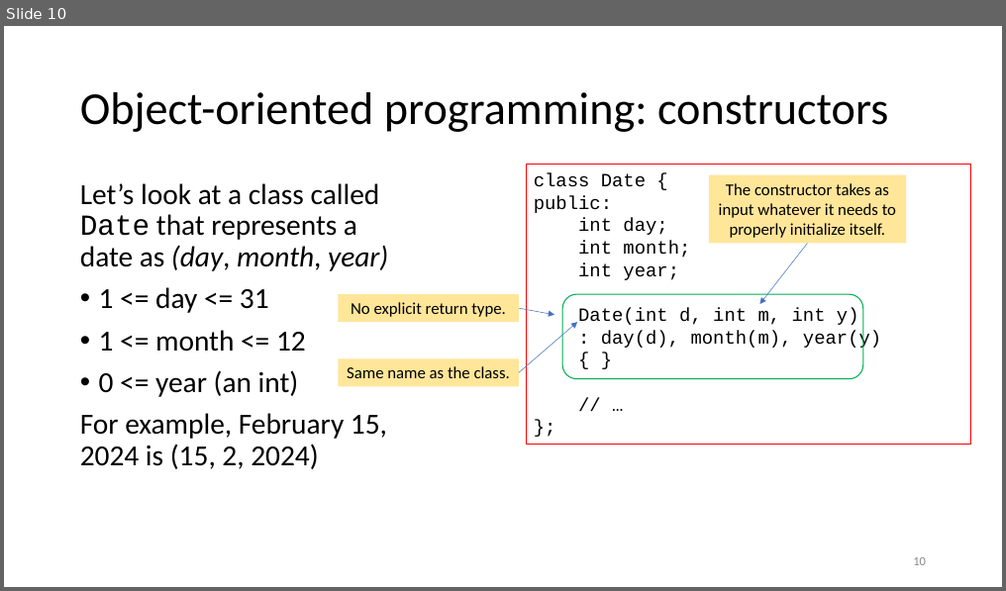
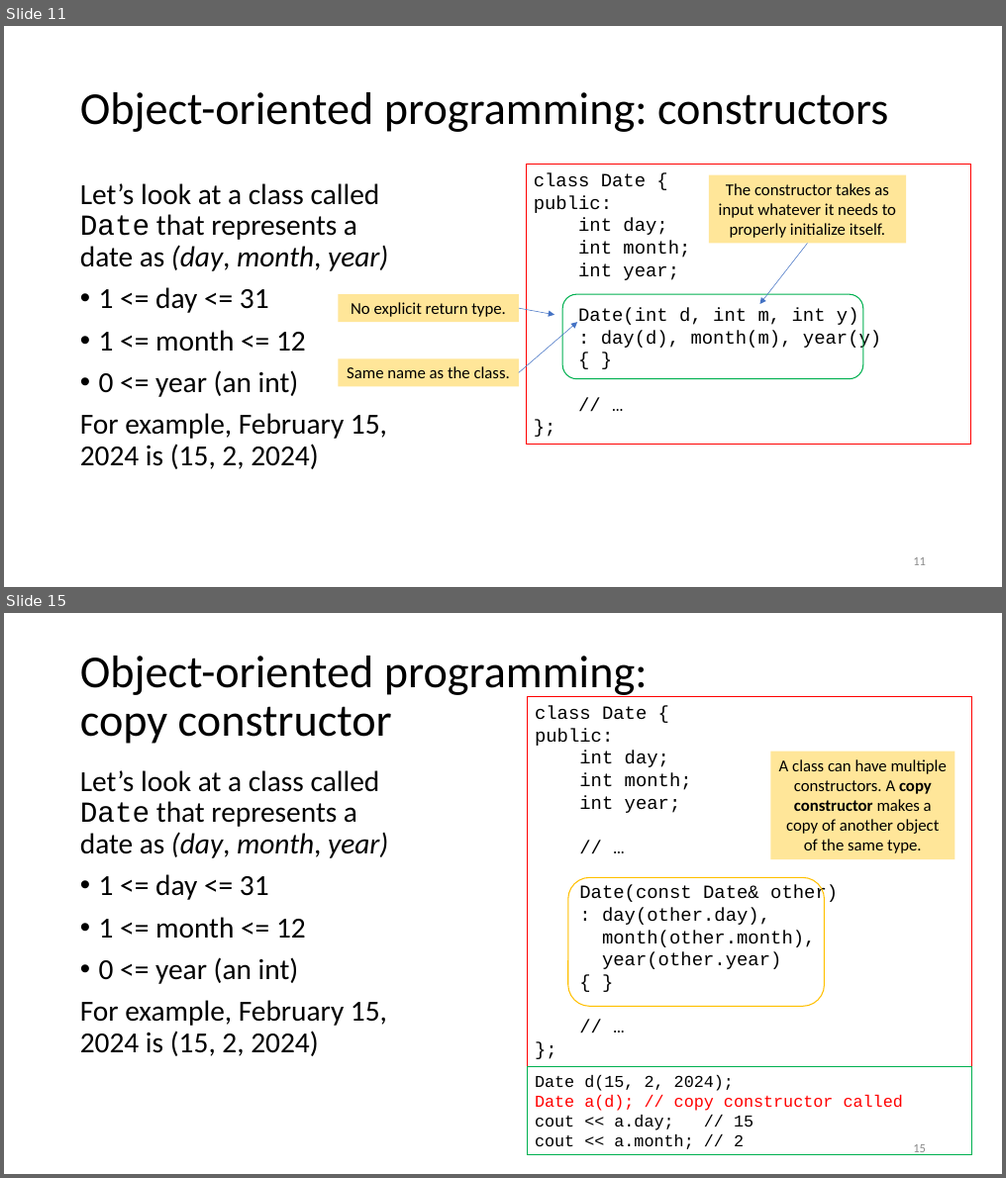
Before and after one commit to tjd1234/cmpt135spring2024, a slide deck: sample_code/week5/week5_cmpt135.pptx. Shown one above the other, each under a label of ours: slide 10 before the commit, slides 11 and 15 after it; the slides between them are not shown. The pictures are 1006x591 and 1006x1178 pixels, drawn with LibreOffice and Linux fonts; fonts in the diff are those of the drawing. Boxes give left, top, right and bottom in pixels: in the first picture for what was removed or moved away, otherwise in the second. Text is boxed around its words. In the diff, an @@ line names an element or a change of style, - is before the commit and + after.

```diff
--- a/sample_code/week5/week5_cmpt135.pptx
+++ b/sample_code/week5/week5_cmpt135.pptx
@@ slide 15 added at box(4, 613, 1002, 1174), background #FFFFFF @@
@@ title added at box(80, 656, 648, 744), 44 pt, text #000000 @@
+Object-oriented programming:
+copy constructor
@@ rectangle added at box(528, 697, 972, 1067), outline #FF0000 0.75 pt, 18 pt, text #000000 @@
+class Date {
+public:
+int day;
+int month;
+int year;
+// …
+Date(const Date& other)
+: day(other.day),
+month(other.month),
+year(other.year)
+{ }
+// …
+};
@@ rectangle added at box(770, 752, 954, 861), fill #FFE699, 16 pt, text #000000 @@
+A class can have multiple constructors. A copy constructor makes a copy of another object of the same type.
@@ text added at box(80, 770, 388, 1057), 28 pt, text #000000 @@
+Let’s look at a class called Date that represents a date as (day, month, year)
+• 1 <= day <= 31
+• 1 <= month <= 12
+• 0 <= year (an int)
+For example, February 15, 2024 is (15, 2, 2024)
@@ rounded rectangle added at box(568, 878, 825, 1007), outline #FFC000 1 pt @@
@@ rectangle added at box(528, 1067, 972, 1156), outline #00B050 0.75 pt, 16 pt, text #000000 @@
+Date d(15, 2, 2024);
+Date a(d); // copy constructor called
+cout << a.day; // 15
+cout << a.month; // 2
@@ page number added at box(913, 1145, 926, 1156), 12 pt, text #8C8C8C @@
+15
@@ what was slide 10 is now slide 11 @@
@@ page number at box(913, 558, 926, 566): text changed @@
-10
+11
```
Also in this commit, not shown: 20 slides changed, 5 other slides added, 2 other files.
